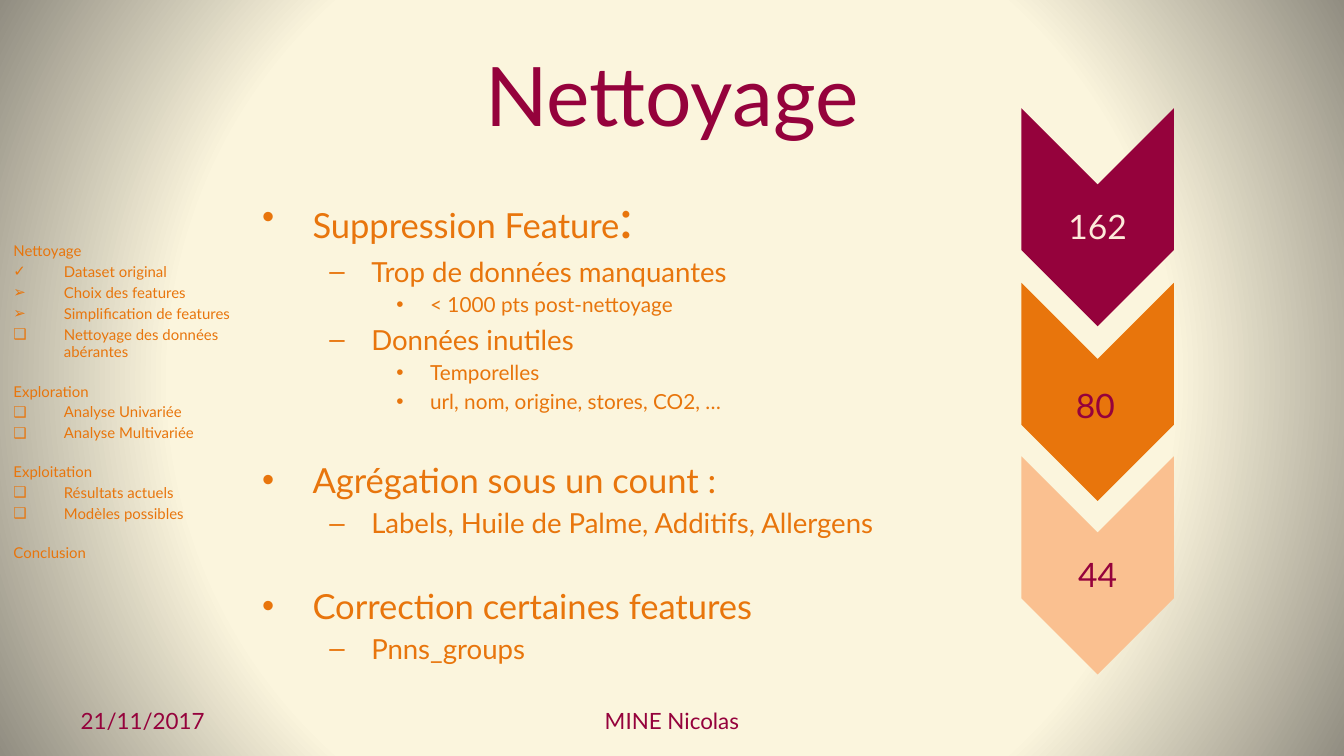
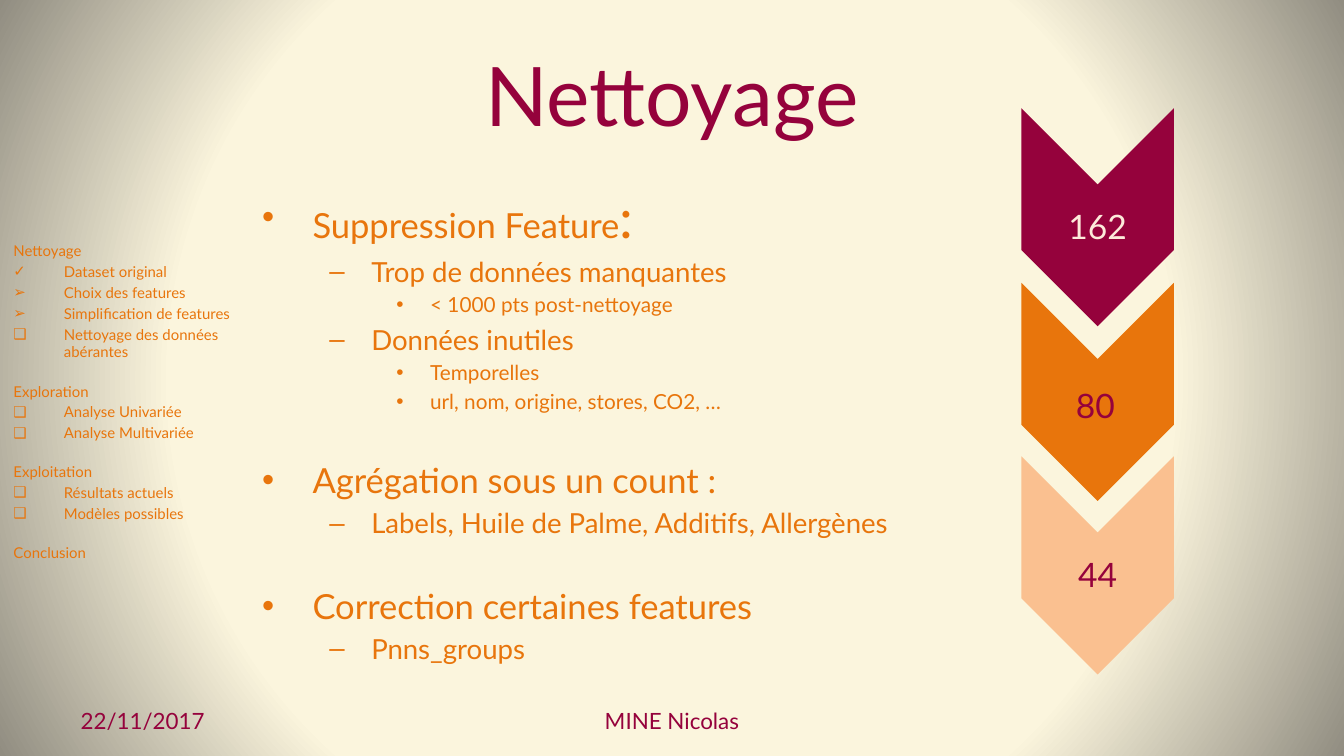
Before and after one commit to Coni63/OC_DS, a slide deck: slide 5 of Projet 2 - donnees nutritionnelles/Presentation-Projet_2.pptx. Drawn at 1344x756 pixels with LibreOffice and Linux fonts; fonts in the diff are those of the drawing. Boxes give left, top, right and bottom in pixels: in the first picture for what was removed or moved away, otherwise in the second. Text is boxed around its words. In the diff, an @@ line names an element or a change of style, - is before the commit and + after.

```diff
--- a/Projet 2 - donnees nutritionnelles/Presentation-Projet_2.pptx
+++ b/Projet 2 - donnees nutritionnelles/Presentation-Projet_2.pptx
@@ text at [371, 512, 887, 538]: text changed @@
-  – Labels, Huile de Palme, Additifs, Allergens
+  – Labels, Huile de Palme, Additifs, Allergènes
@@ text at [81, 712, 205, 730]: text changed @@
-21/11/2017
+22/11/2017
```
Also in this commit, not shown: 25 other slides changed.
